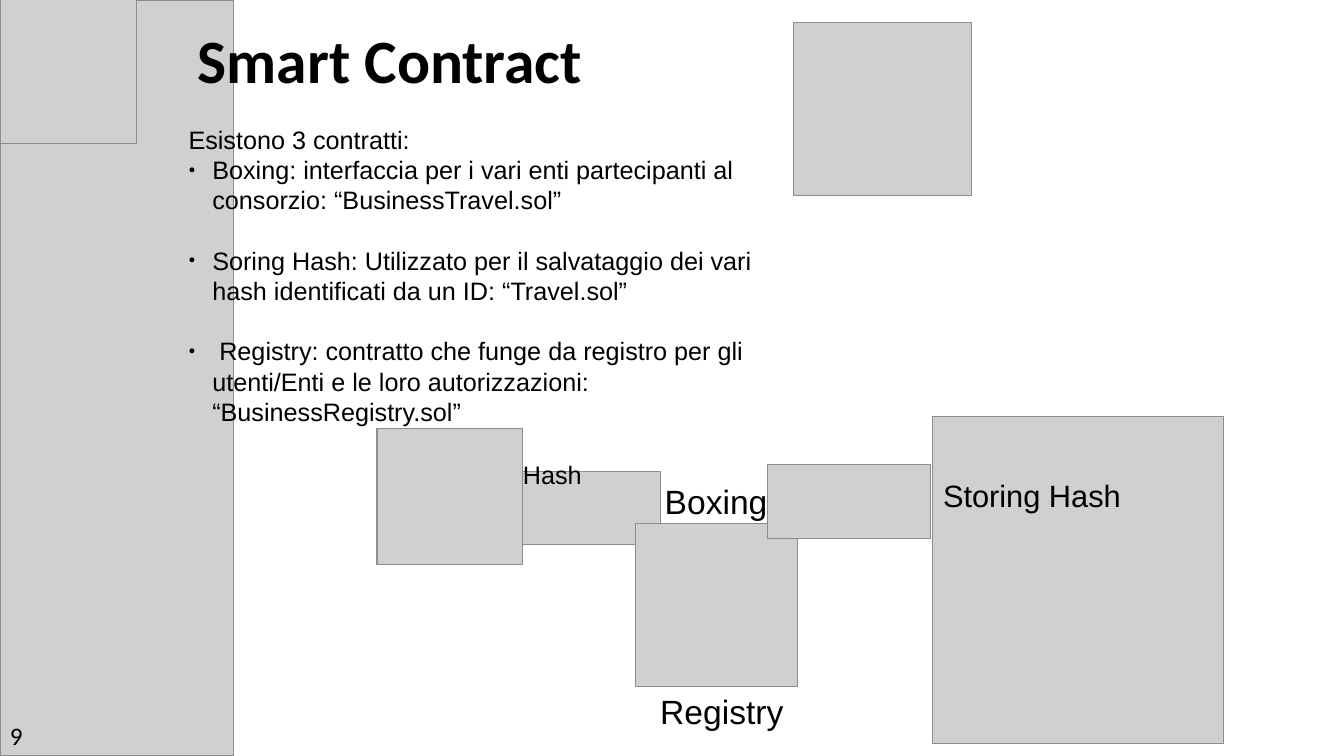
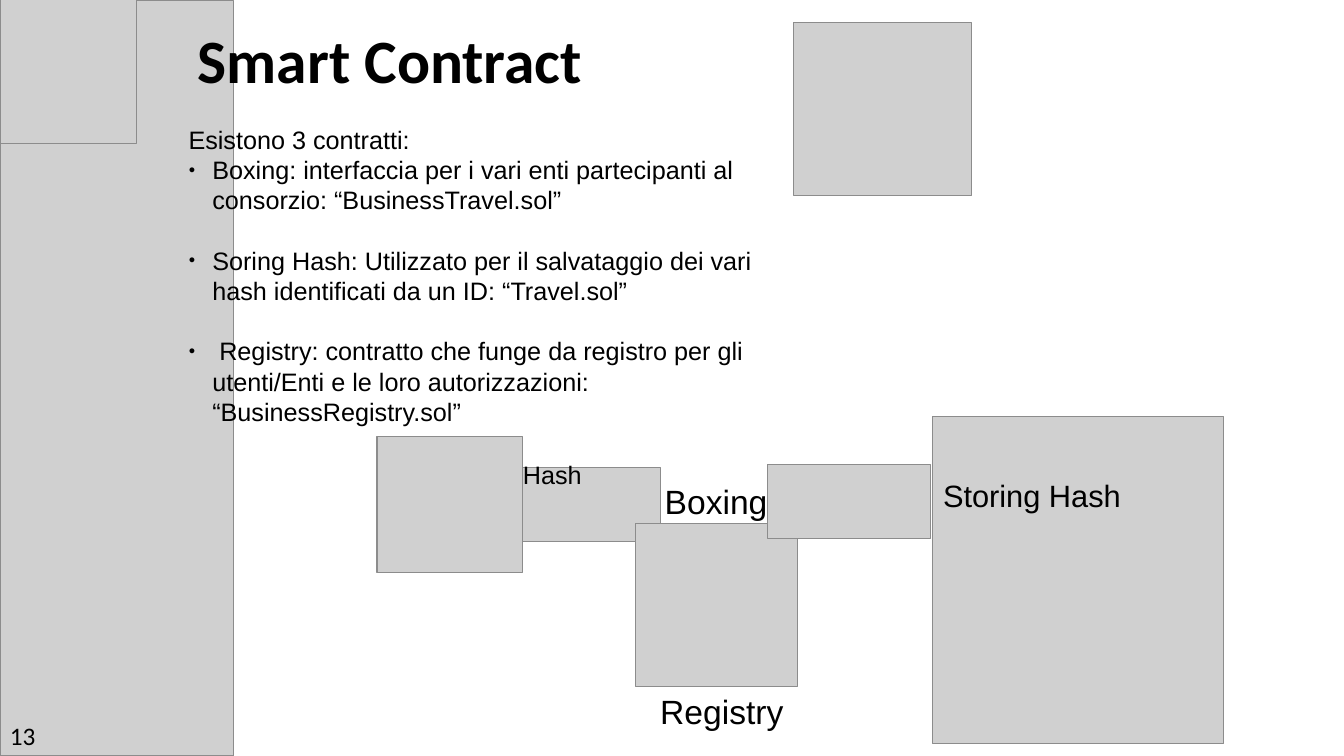
Before and after one commit to MrSecret35/Tesi_Triennale_Blockchain, a slide deck: slide 13 of presentazione_laurea/Presentazione_Laurea.pptx (slide 9 before the commit). Drawn at 1344x756 pixels with LibreOffice and Linux fonts; fonts in the diff are those of the drawing; grey boxes stand for pictures. Boxes give left, top, right and bottom in pixels: in the first picture for what was removed or moved away, otherwise in the second. Text is boxed around its words. In the diff, an @@ line names an element or a change of style, - is before the commit and + after.

```diff
--- a/presentazione_laurea/Presentazione_Laurea.pptx
+++ b/presentazione_laurea/Presentazione_Laurea.pptx
@@ picture: place and size @@
-picture at [377, 429, 522, 565]
+picture at [377, 437, 522, 573]
@@ picture: place and size @@
-picture at [498, 472, 660, 545]
+picture at [498, 468, 660, 541]
@@ text at [10, 728, 36, 745]: text changed @@
-9
+13
```
Also in this commit, not shown: 7 other slides changed, 10 slides added, 1 slide removed, 9 other files.
